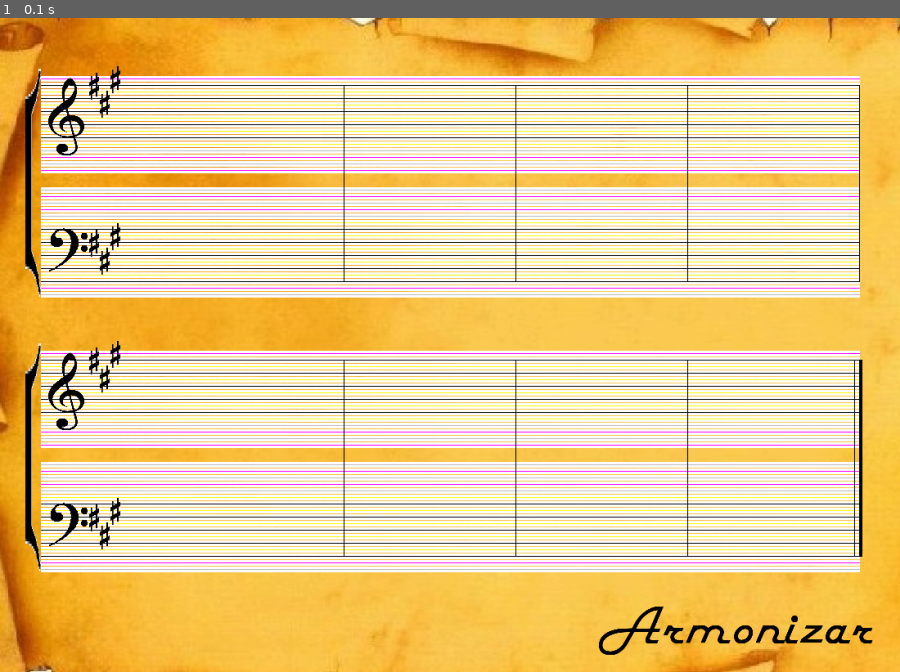
Above: before the commit, frame 1.
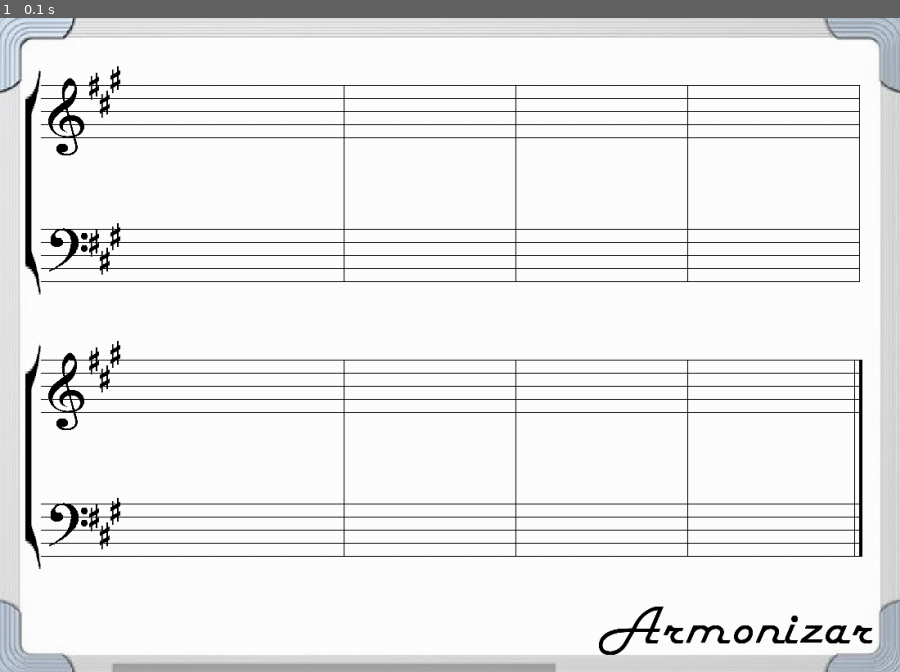
Above: after the commit, the same moment.

Repository: rbanuelos/armonizador
Game: pygame game, started from GUI/Main.py
The game is run twice, just before and just after one commit, with the same random seed, the same clock (stepped at 60 frames per second) and the same inputs. The source is Python 2; it was converted automatically to run under Python 3.
Inputs:
- Up to frame 1 (0.1 s): no input

The runs differ from the first frame. In frame 1, 64% of the frame differs, in the area x 0-100%, y 0-100%.

Commit message:
2do prototipo funcionando. Se mejoro la interfaz grafica

Diff:
--- a/GUI/Main.py
+++ b/GUI/Main.py
@@ -108,6 +108,8 @@
 
 		self.draw_fondo()
 		self.draw()
+		#self.draw_fondo()
+		#self.draw_lineas_negras()
 		self.draw_claves()
 		self.draw_compases()
 		#self.draw_nombre_lineas()
@@ -280,9 +282,9 @@
 		######### 1er Endecagrama clave de Sol###########
 		for i in range (3,4) :
 			if i%2 != 0 :
-				rect = self.draw_line(50, 50 + space * i, Color.BLUE)
-			else :
-				rect = self.draw_line(50, 50 + space * i, Color.GRAY)
+				rect = self.draw_line(50, 50 + space * i, Color.WHITE)
+			else :
+				rect = self.draw_line(50, 50 + space * i, Color.WHITE)
 
 			self.lineas.append(rect)
 
@@ -290,24 +292,24 @@
 			if i%2 == 0 :
 				rect = self.draw_line(50, 50 + space * i, Color.BLACK)
 			else :
-				rect = self.draw_line(50, 50 + space * i, Color.YELLOW)
+				rect = self.draw_line(50, 50 + space * i, Color.WHITE)
 
 			self.lineas.append(rect)
 
 		for i in range (14,18) :
 			if i%2 != 0 :
-				rect = self.draw_line(50, 50 + space * i, Color.BLUE)
-			else :
-				rect = self.draw_line(50, 50 + space * i, Color.GRAY)
+				rect = self.draw_line(50, 50 + space * i, Color.WHITE)
+			else :
+				rect = self.draw_line(50, 50 + space * i, Color.WHITE)
 
 			self.lineas.append(rect)
 
 		######### 1er Endecagrama clave de Fa###########
 		for i in range (20,25) :
 			if i%2 != 0 :
-				rect = self.draw_line(50, 50 + space * i, Color.BLUE)
-			else :
-				rect = self.draw_line(50, 50 + space * i, Color.GRAY)
+				rect = self.draw_line(50, 50 + space * i, Color.WHITE)
+			else :
+				rect = self.draw_line(50, 50 + space * i, Color.WHITE)
 
 			self.lineas.append(rect)
 
@@ -315,24 +317,24 @@
 			if i%2 == 0 :
 				rect = self.draw_line(50, 50 + space * i, Color.BLACK)
 			else :
-				rect = self.draw_line(50, 50 + space * i, Color.YELLOW)
+				rect = self.draw_line(50, 50 + space * i, Color.WHITE)
 
 			self.lineas.append(rect)
 
 		for i in range (35,37) :
 			if i%2 == 0 :
-				rect = self.draw_line(50, 50 + space * i, Color.GRAY)
-			else :
-				rect = self.draw_line(50, 50 + space * i, Color.BLUE)
+				rect = self.draw_line(50, 50 + space * i, Color.WHITE)
+			else :
+				rect = self.draw_line(50, 50 + space * i, Color.WHITE)
 
 			self.lineas.append(rect)
 
 		######### 2do Endecagrama clave de Sol###########
 		for i in range (45,46) :
 			if i%2 != 0 :
-				rect = self.draw_line(50, 50 + space * i, Color.BLUE)
-			else :
-				rect = self.draw_line(50, 50 + space * i, Color.GRAY)
+				rect = self.draw_line(50, 50 + space * i, Color.WHITE)
+			else :
+				rect = self.draw_line(50, 50 + space * i, Color.WHITE)
 
 			self.lineas.append(rect)
 
@@ -340,24 +342,24 @@
 			if i%2 == 0 :
 				rect = self.draw_line(50, 50 + space * i, Color.BLACK)
 			else :
-				rect = self.draw_line(50, 50 + space * i, Color.YELLOW)
+				rect = self.draw_line(50, 50 + space * i, Color.WHITE)
 
 			self.lineas.append(rect)
 
 		for i in range (56,60) :
 			if i%2 != 0 :
-				rect = self.draw_line(50, 50 + space * i, Color.BLUE)
-			else :
-				rect = self.draw_line(50, 50 + space * i, Color.GRAY)
+				rect = self.draw_line(50, 50 + space * i, Color.WHITE)
+			else :
+				rect = self.draw_line(50, 50 + space * i, Color.WHITE)
 
 			self.lineas.append(rect)
 
 		######### 2do Endecagrama clave de Fa###########
 		for i in range (62,67) :
 			if i%2 != 0 :
-				rect = self.draw_line(50, 50 + space * i, Color.BLUE)
-			else :
-				rect = self.draw_line(50, 50 + space * i, Color.GRAY)
+				rect = self.draw_line(50, 50 + space * i, Color.WHITE)
+			else :
+				rect = self.draw_line(50, 50 + space * i, Color.WHITE)
 
 			self.lineas.append(rect)
 
@@ -365,30 +367,58 @@
 			if i%2 == 0 :
 				rect = self.draw_line(50, 50 + space * i, Color.BLACK)
 			else :
-				rect = self.draw_line(50, 50 + space * i, Color.YELLOW)
+				rect = self.draw_line(50, 50 + space * i, Color.WHITE)
 
 			self.lineas.append(rect)
 
 		for i in range (77,79) :
 			if i%2 == 0 :
-				rect = self.draw_line(50, 50 + space * i, Color.GRAY)
-
-			else :
-				rect = self.draw_line(50, 50 + space * i, Color.BLUE)
+				rect = self.draw_line(50, 50 + space * i, Color.WHITE)
+
+			else :
+				rect = self.draw_line(50, 50 + space * i, Color.WHITE)
 
 			self.lineas.append(rect)
 
 		pygame.display.flip()
 
+	def draw_lineas_negras( self ) :
+		"""
+		dibuja las lineas negras de los pentagramas
+		"""
+
+		space = 8
+		self.lineas = []
+
+		for i in range (4,14) :
+			if i%2 == 0 :
+				rect = self.draw_line_negra(50, 50 + space * i, Color.BLACK)
+
+
+		for i in range (25,35) :
+			if i%2 == 0 :
+				rect = self.draw_line_negra(50, 50 + space * i, Color.BLACK)
+
+		for i in range (46,56) :
+			if i%2 == 0 :
+				rect = self.draw_line_negra(50, 50 + space * i, Color.BLACK)
+
+		for i in range (67,77) :
+			if i%2 == 0 :
+				rect = self.draw_line_negra(50, 50 + space * i, Color.BLACK)
+
+		pygame.display.flip()
+
+
 	def draw_fondo( self ) :
 		"""
 		dibuja el fondo de la aplicacion
 		"""
 
 		#dibuja la clave de Sol
-		fullname = os.path.join('img', 'Pergamino.jpg')
+		fullname = os.path.join('img', 'White-Board.jpg')
 		image = pygame.image.load(fullname)
-		image = pygame.transform.scale(image, (1200, 800))
+		image = pygame.transform.scale(image, (1100, 800))
 		#~ image = image.convert() # Set the right pixel depth
 		#~ colorkey = image.get_at((0,0)) # Get pixel for transparent colour
 		#~ image.set_colorkey(colorkey, RLEACCEL) # Set transparent colour
@@ -421,6 +451,27 @@
 		pygame.Rect(pygame.draw.\
 							lines(self.screen, color, False, puntos, 1))
 		return rect
+
+	def draw_line_negra( self, ptox, ptoy, color ):
+		"""
+		Mbaez : 13/07/2011
+		Dibuja una linea del pentagrama
+
+		@type  ptox : Integer
+		@param ptox : Coordenada X donde se va dibujar la linea
+
+		@type  ptoy : Integer
+		@param ptoy : Coordenada Y donde se va dibujar la linea
+
+		@type  color : Lista
+		@param color : Representa el color que va tener la linea
+
+		@return Rect: La recta que contiene los puntos de la linea
+		"""
+		puntos = [(ptox,ptoy), (ptox+self.width -100,ptoy)]
+
+		pygame.Rect(pygame.draw.\
+							lines(self.screen, color, False, puntos, 1))
 
 	def draw_blanca(self, ptox, ptoy, borde=Color.BLACK, fondo=Color.WHITE,
 															plica='abajo'):
@@ -1054,6 +1105,8 @@
 		self.screen.fill(Color.WHITE)
 		self.draw_fondo()
 		self.draw()
+		#self.draw_fondo()
+		#self.draw_lineas_negras()
 		self.draw_claves()
 		self.draw_compases()
 		#self.draw_nombre_lineas()
Binary file added: GUI/img/White-Board.jpg
Binary file added: GUI/img/blackboard_blank_page.png
Binary file added: GUI/img/blanca.jpg
